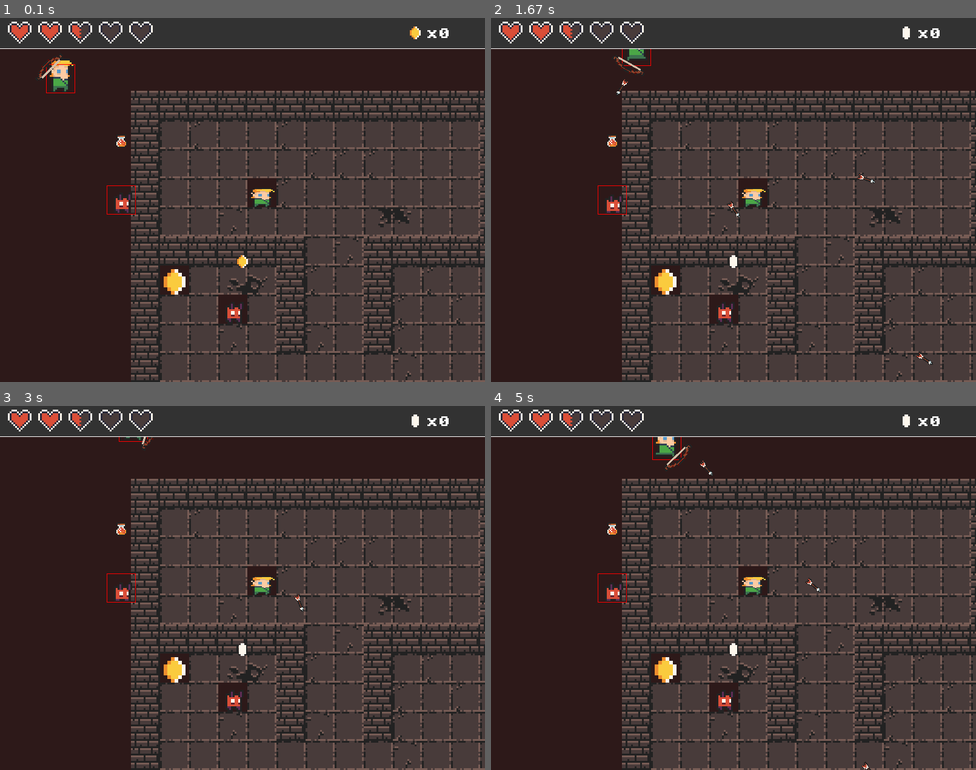
Above: before the commit, frames 1-4 (two rows, left to right).
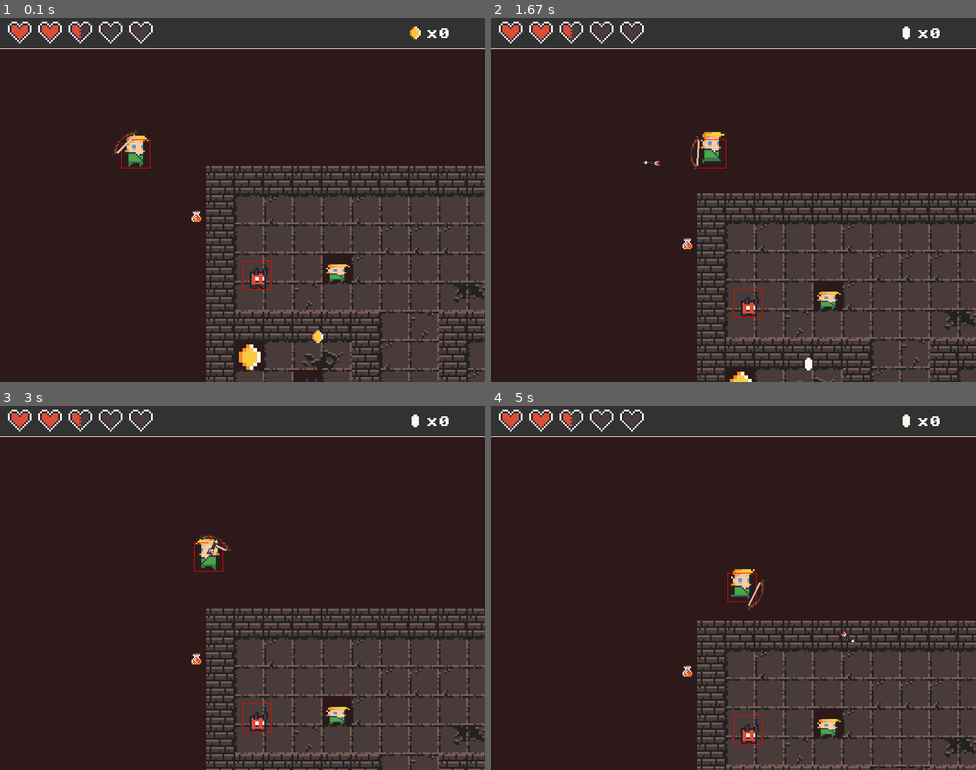
Above: after the commit, the same moments.

Repository: TheGalaxyPizza/python_journey
Game: pygame game, started from dunegoncrawler_pygame/main.py
Two runs of this game, one before a commit and one after it. Both use one fixed random seed, a clock stepped at 60 frames per second and the inputs below.
Inputs (mouse positions are in pixels of both pictures, inside the frame that each line leads up to):
- Up to frame 1 (0.1 s): no input
- Up to frame 2 (1.67 s): click (733, 200) at 0.38 s; hold Right 0.67-1.13 s; click (888, 189) at 0.75 s; click (782, 280) at 1.22 s; hold Up from 1.5 s (still down); click (583, 145) at 1.58 s
- Up to frame 3 (3 s): release Up at 1.8 s; hold Right 1.83-2.3 s; click (315, 460) at 1.92 s; hold Left 2.33-2.87 s; click (300, 620) at 2.42 s; hold Down from 2.9 s (still down); click (252, 464) at 2.98 s
- Up to frame 4 (5 s): release Down at 3.2 s; hold Left 3.23-3.63 s; click (558, 577) at 3.32 s; hold Up 3.67-4.03 s; click (738, 624) at 3.75 s; hold Right 4.07-4.7 s; click (718, 526) at 4.15 s; hold Down from 4.73 s (still down); click (859, 646) at 4.82 s

The runs differ from the first frame. In frame 1, 37% of the frame differs, in the area x 7-100%, y 10-100%; in frame 2, 38%; in frame 3, 39%; in frame 4, 41%, in the area x 22-100%, y 8-100%.

Commit message:
I did lecture 17, and I added a scrolling camera! Also, the items and enemies move with the camera so yeah! Also, you can explore the level by changing the code from line 113. So you can explore different levels, currently wonky, working on it, but I feel like the whole project is starting to put its parts together!

Diff:
--- a/dunegoncrawler_pygame/character.py
+++ b/dunegoncrawler_pygame/character.py
@@ -20,7 +20,7 @@
         self.rect.center = (x, y)
 
     def move(self, dx, dy):
-
+        screen_scroll = [0, 0]
         #Running
         self.running = False
         if dx != 0 or dy != 0:
@@ -40,9 +40,34 @@
         self.rect.x += dx
         self.rect.y += dy
 
+        #logic only applicable to player
+        if self.char_type == 0:
+            #update scroll based on player position
+            #move camera left and right
+            if self.rect.right > (constants.SCREEN_WIDTH - constants.SCROLL_THRESH):
+                screen_scroll[0] = (constants.SCREEN_WIDTH - constants.SCROLL_THRESH) - self.rect.right
+                self.rect.right = (constants.SCREEN_WIDTH - constants.SCROLL_THRESH)
+            if self.rect.left < constants.SCROLL_THRESH:
+                screen_scroll[0] = constants.SCROLL_THRESH - self.rect.left
+                self.rect.left = constants.SCROLL_THRESH
+
+            #move camera up and down
+            if self.rect.bottom > (constants.SCREEN_HEIGHT - constants.SCROLL_THRESH):
+                screen_scroll[1] = (constants.SCREEN_HEIGHT - constants.SCROLL_THRESH) - self.rect.bottom
+                self.rect.bottom = (constants.SCREEN_HEIGHT - constants.SCROLL_THRESH)
+            if self.rect.top < constants.SCROLL_THRESH:
+                screen_scroll[1] = constants.SCROLL_THRESH - self.rect.top
+                self.rect.top = constants.SCROLL_THRESH
+
+        return screen_scroll
+
+    def ai(self, screen_scroll):
+
+        #reposition the mobs based on screen scroll
+        self.rect.x += screen_scroll[0]
+        self.rect.y += screen_scroll[1]
 
     def update(self):
-
         #check if character has died
         if self.health <= 0:
             self.health = 0
--- a/dunegoncrawler_pygame/constants.py
+++ b/dunegoncrawler_pygame/constants.py
@@ -11,8 +11,10 @@
 ROWS = 150
 COLS = 150
 OFFSET = 12
+TILE_SIZE = 16 * SCALE
+SCROLL_THRESH = 200
+
+WHITE = (255, 255, 255)
 RED = (255, 0, 0)
 BG = (45, 25, 25)
 PANEL = (50, 50, 50)
-WHITE = (255, 255, 255)
-TILE_SIZE = 16 * SCALE
--- a/dunegoncrawler_pygame/items.py
+++ b/dunegoncrawler_pygame/items.py
@@ -1,7 +1,7 @@
 import pygame
 
 class Item(pygame.sprite.Sprite):
-    def __init__(self, x, y, item_type, animation_list):
+    def __init__(self, x, y, item_type, animation_list, dummy_coin = False):
         pygame.sprite.Sprite.__init__(self)
         self.item_type = item_type#(0 = coin, 1 = health potion)
         self.score = 0
@@ -11,8 +11,16 @@
         self.image = self.animation_list[self.frame_index]
         self.rect = self.image.get_rect()
         self.rect.center = (x, y)
+        self.dummy_coin = dummy_coin
 
-    def update(self, player):
+
+    def update(self, screen_scroll, player):
+        #doesn't apply to the dummy coin
+        if not self.dummy_coin:
+            #reposition based on screen scroll
+            self.rect.x += screen_scroll[0]
+            self.rect.y += screen_scroll[1]
+
         #check to see if item has been collected by the player
         if self.rect.colliderect(player.rect):
             #coin collected
--- a/dunegoncrawler_pygame/main.py
+++ b/dunegoncrawler_pygame/main.py
@@ -16,6 +16,7 @@
 
 #define game variables
 level = 1
+screen_scroll = [0, 0]
 
 #define player movement variables
 moving_left = False
@@ -81,7 +82,6 @@
     img = font.render(text, True, text_col)
     screen.blit(img, (x, y))
 
-
 #function for displaying game info
 def draw_info():
     #Background Panel
@@ -102,6 +102,7 @@
     #Show Score
     draw_text(f"x{player.score}", font, constants.WHITE, constants.SCREEN_WIDTH - 97, 15)
 
+
 #create empty tile list
 world_data = []
 for row in range(constants.ROWS):
@@ -115,25 +116,23 @@
         for y, tile in enumerate(row):
             world_data[x][y] = int(tile)
 
-
 world = World()
 world.process_data(world_data, tile_list)
 
 
-
-
-
-
 #damage text class
 class DamageText(pygame.sprite.Sprite):
-    def __init__(self, x, y, damage, color):
+    def __init__(self, x_pos, y_pos, damage, color):
         pygame.sprite.Sprite.__init__(self)
         self.image = font.render(damage, True, color)
         self.rect = self.image.get_rect()
-        self.rect.center = (x, y)
+        self.rect.center = (x_pos, y_pos)
         self.counter = 0
 
     def update(self):
+        #reposition based on screen scroll
+        self.rect.x += screen_scroll[0]
+        self.rect.y += screen_scroll[1]
         #move damage text up
         self.rect.y -= 1
         #delete the counter
@@ -148,7 +147,7 @@
 player = Character(100, 100, 50, mob_animations, 0)
 
 #create enemy properties
-enemy = Character(200, 300, 100, mob_animations, 1)
+enemy = Character(300, 300, 100, mob_animations, 1)
 
 #create player's weapon
 bow = Weapon(bow_image, arrow_image)
@@ -161,11 +160,8 @@
 arrow_group = pygame.sprite.Group()
 item_group =  pygame.sprite.Group()
 
-#define item group constants
-
-
 #make coin counter coin
-score_coin = Item(constants.SCREEN_WIDTH - 115, 23, 0, coin_images)
+score_coin = Item(constants.SCREEN_WIDTH - 115, 23, 0, coin_images, True)
 item_group.add(score_coin)
 
 #display potion
@@ -204,7 +200,13 @@
         dy = constants.SPEED
 
     #move the player
-    player.move(dx, dy)
+    screen_scroll = player.move(dx, dy)
+    print(screen_scroll)
+
+
+
+    #update world
+    world.update(screen_scroll)
 
     #update player
     player.update()
@@ -214,7 +216,7 @@
     if arrow:
         arrow_group.add(arrow)
     for arrow in arrow_group:
-        damage, damage_pos = arrow.update(enemy_list)
+        damage, damage_pos = arrow.update(screen_scroll, enemy_list)
         if damage:
             damage_text = DamageText(damage_pos.centerx, damage_pos.centery - 30, str(damage), constants.RED)
             damage_text_group.add(damage_text)
@@ -222,17 +224,22 @@
 
     #update enemy
     for enemy in enemy_list:
+        enemy.ai(screen_scroll)
         enemy.update()
+
         damage_text_group.update()
 
+
     #update items
-    item_group.update(player)
+    item_group.update(screen_scroll, player)
 
     #draw world
     world.draw(screen)
 
     #draw the player
     player.draw(screen)
+
+    #draw the bow
     bow.draw(screen)
 
     #draw the arrows
@@ -254,7 +261,6 @@
 
     #draw coin counter
     score_coin.draw(screen)
-
 
 
     #event handler
--- a/dunegoncrawler_pygame/weapon.py
+++ b/dunegoncrawler_pygame/weapon.py
@@ -54,10 +54,15 @@
         self.dx = math.cos(math.radians(self.angle)) * constants.ARROW_SPEED
         self.dy = -(math.sin(math.radians(self.angle)) * constants.ARROW_SPEED)
 
-    def update(self, enemy_list):
+    def update(self, screen_scroll, enemy_list):
         #reset variables
         damage = 0
         damage_pos = None
+
+        #reposition based on speed
+        self.rect.x += screen_scroll[0] + self.dx
+        self.rect.y += screen_scroll[1] + self.dy
+
 
         #reposition based off of speed
         self.rect.x += self.dx
--- a/dunegoncrawler_pygame/world.py
+++ b/dunegoncrawler_pygame/world.py
@@ -20,6 +20,12 @@
                 if tile >= 0:
                     self.map_tiles.append(tile_data)
 
+    def update(self, screen_scroll):
+        for tile in self.map_tiles:
+            tile[2] += screen_scroll[0]
+            tile[3] += screen_scroll[1]
+            tile[1].center = (tile[2], tile[3])
+
     def draw(self, surface):
         for tile in self.map_tiles:
             surface.blit(tile[0], tile[1])
